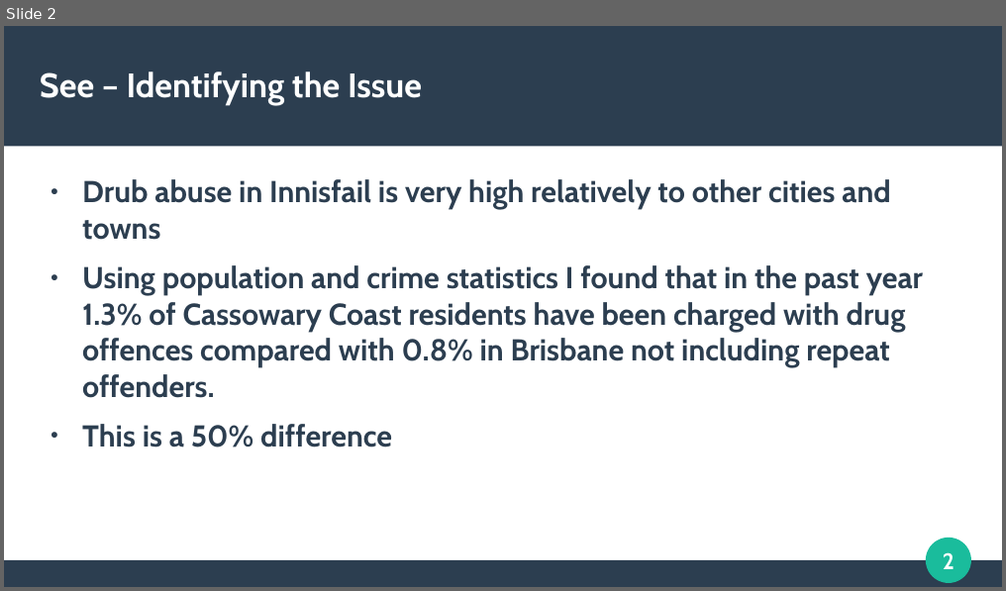
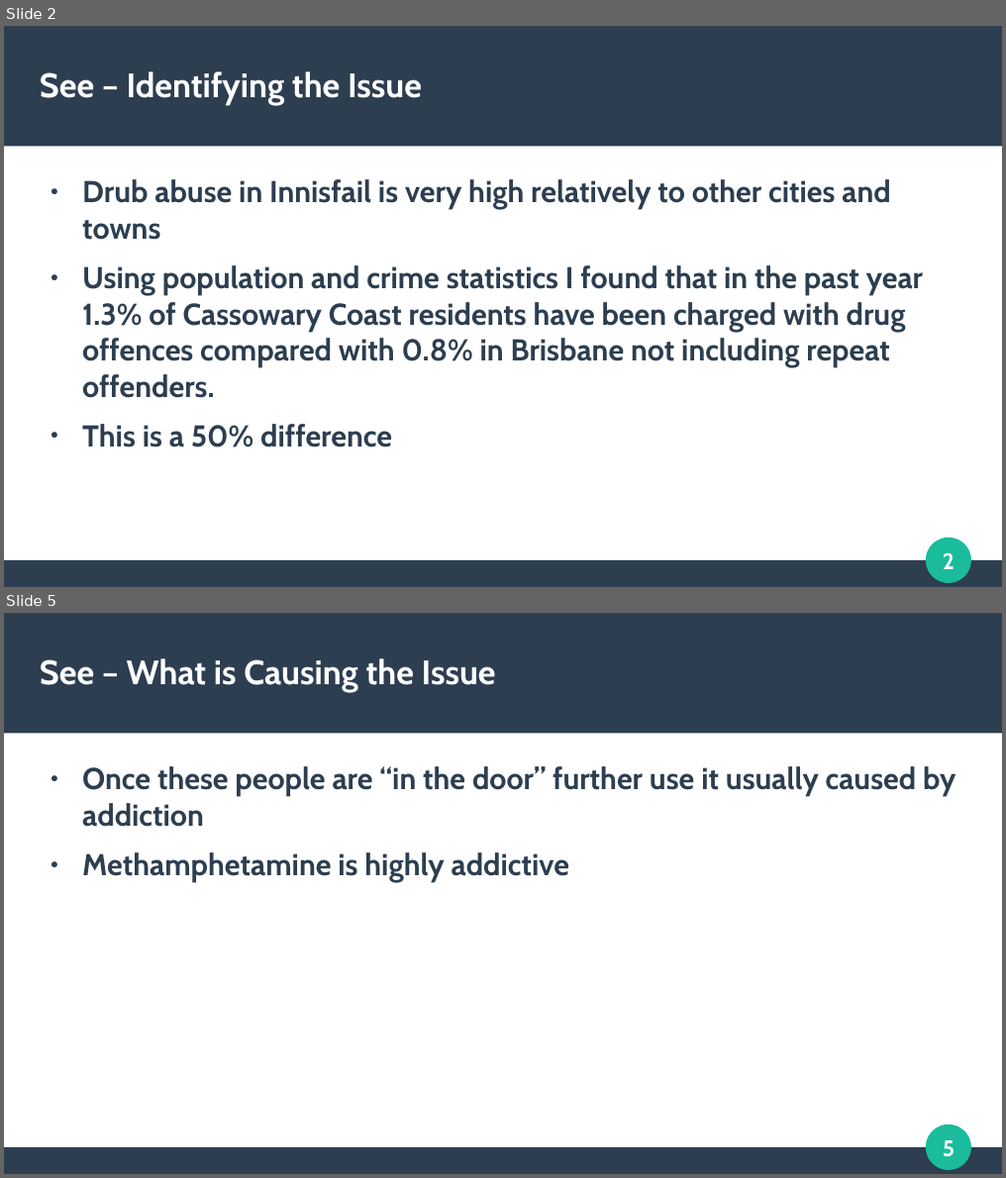
Before and after one commit to CrypticEntity/schoolwork9-10, a slide deck: Religion/t4 assesment.odp. Shown one above the other, each under a label of ours: slide 2 before the commit, slides 2 and 5 after it; the slides between them are not shown. The pictures are 1006x591 and 1006x1178 pixels, drawn with LibreOffice and Linux fonts; fonts in the diff are those of the drawing. Boxes give left, top, right and bottom in pixels: in the first picture for what was removed or moved away, otherwise in the second. Text is boxed around its words. In the diff, an @@ line names an element or a change of style, - is before the commit and + after.

```diff
--- a/Religion/t4 assesment.odp
+++ b/Religion/t4 assesment.odp
@@ slide 5 added at box(4, 613, 1002, 1174), background #FFFFFF; not listed: 4 template elements that a slide beside it also shows @@
@@ title added at box(40, 659, 496, 692), 27 pt, text #FFFFFF, bold @@
+See – What is Causing the Issue
@@ text added at box(82, 766, 955, 882), 24 pt, text #2C3E50, bold @@
+● Once these people are “in the door” further use it usually caused by addiction
+● Methamphetamine is highly addictive
```
Also in this commit, not shown: 2 slides changed, 2 other slides added, 5 other files.
